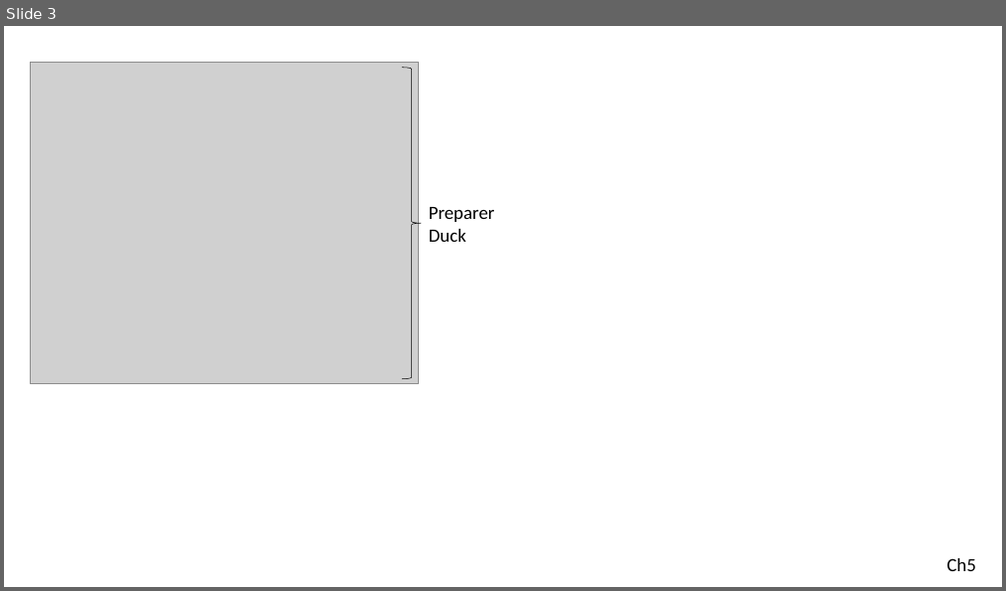
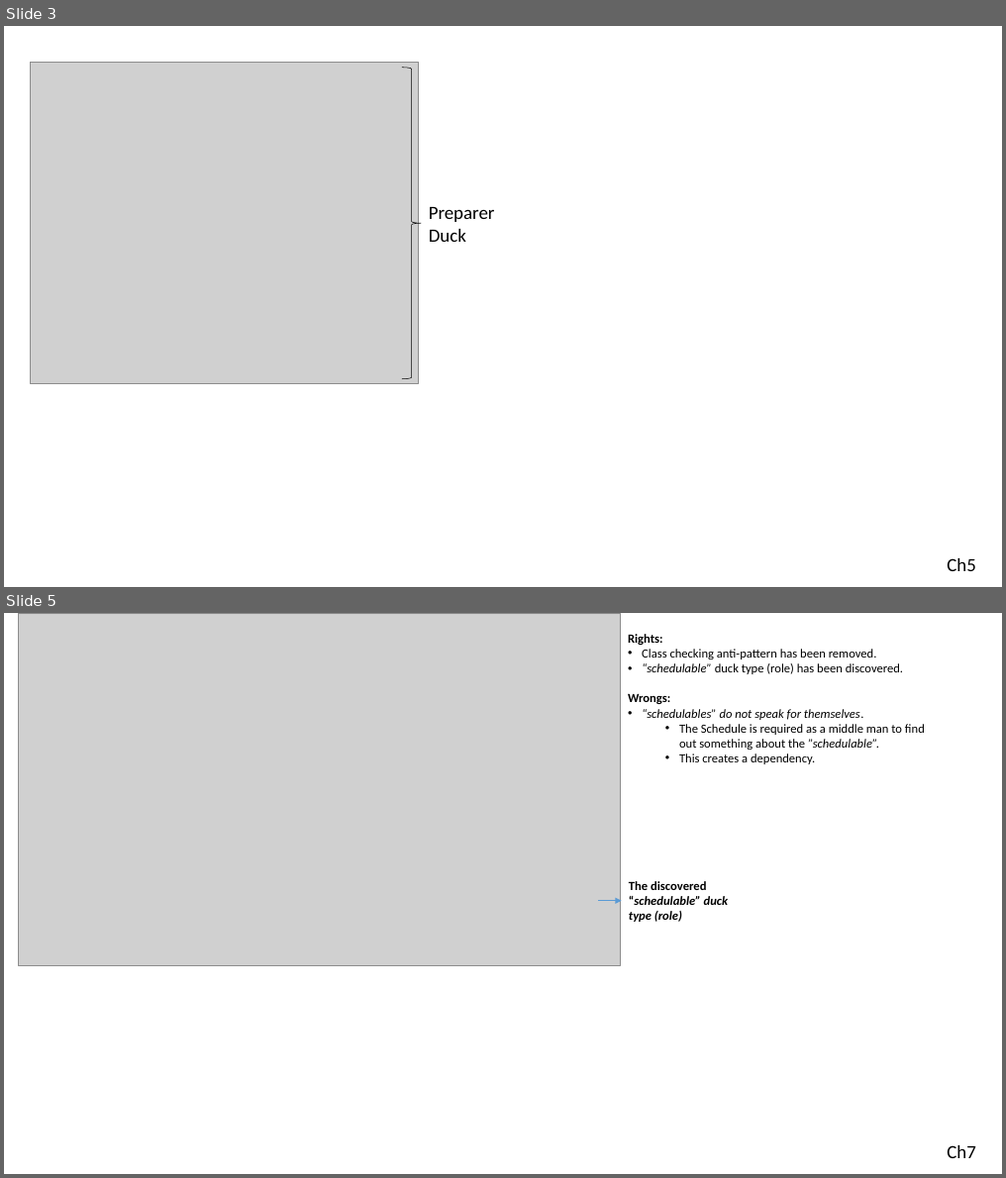
Before and after one commit to serodriguez68/poodr-notes, a slide deck: images_editables/poodr_image_editables.pptx. Shown one above the other, each under a label of ours: slide 3 before the commit, slides 3 and 5 after it; the slides between them are not shown. The pictures are 1006x591 and 1006x1178 pixels, drawn with LibreOffice and Linux fonts; fonts in the diff are those of the drawing; grey boxes stand for pictures. Boxes give left, top, right and bottom in pixels: in the first picture for what was removed or moved away, otherwise in the second. Text is boxed around its words. In the diff, an @@ line names an element or a change of style, - is before the commit and + after.

Commit message:
write first 3 steps of the creating a role strategy process

```diff
--- a/images_editables/poodr_image_editables.pptx
+++ b/images_editables/poodr_image_editables.pptx
@@ slide 5 added at (4,613,1002,1174), background #FFFFFF @@
@@ picture added at (18,613,620,965) @@
@@ text added at (628,634,925,764), 12 pt, text #000000 @@
+Rights:
+• Class checking anti-pattern has been removed.
+• “schedulable” duck type (role) has been discovered.
+Wrongs:
+• “schedulables” do not speak for themselves.
+  • The Schedule is required as a middle man to find out something about the ”schedulable”.
+  • This creates a dependency.
@@ arrow added from (598, 901) to (622, 901), #5B9BD5 0.5 pt @@
@@ text added at (629,881,728,922), 12 pt, text #000000, bold, italic @@
+The discovered “schedulable” duck type (role)
@@ text added at (946,1146,976,1158), 18 pt, text #000000 @@
+Ch7
```
Also in this commit, not shown: 1 other slide added, 3 other files.
